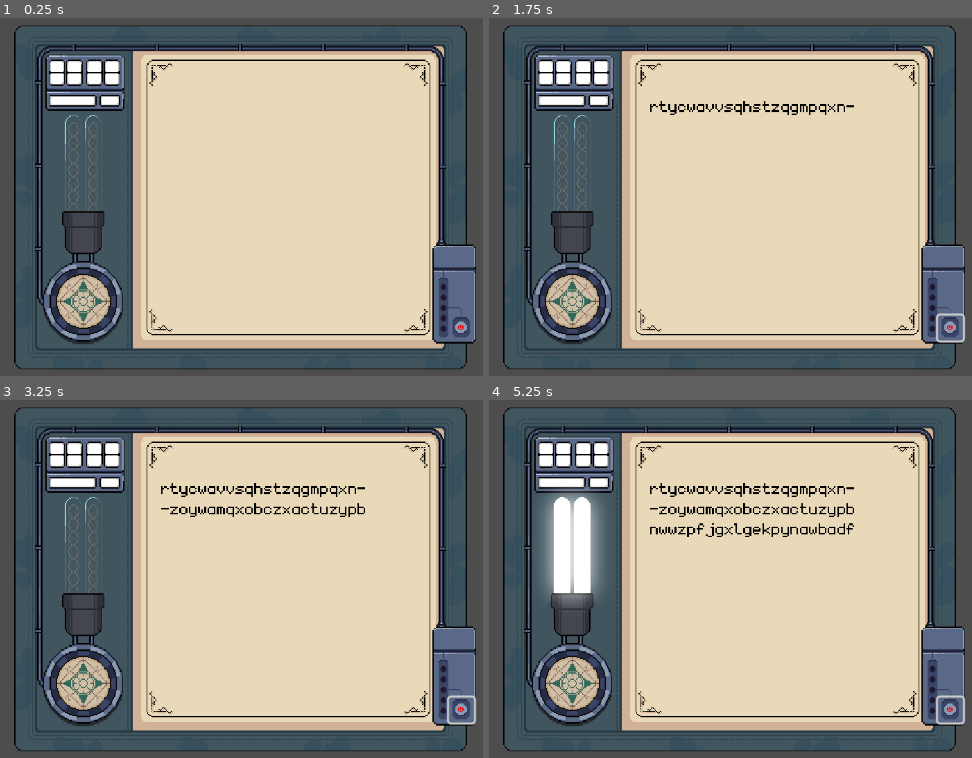
Above: before the commit, frames 1-4 (two rows, left to right).
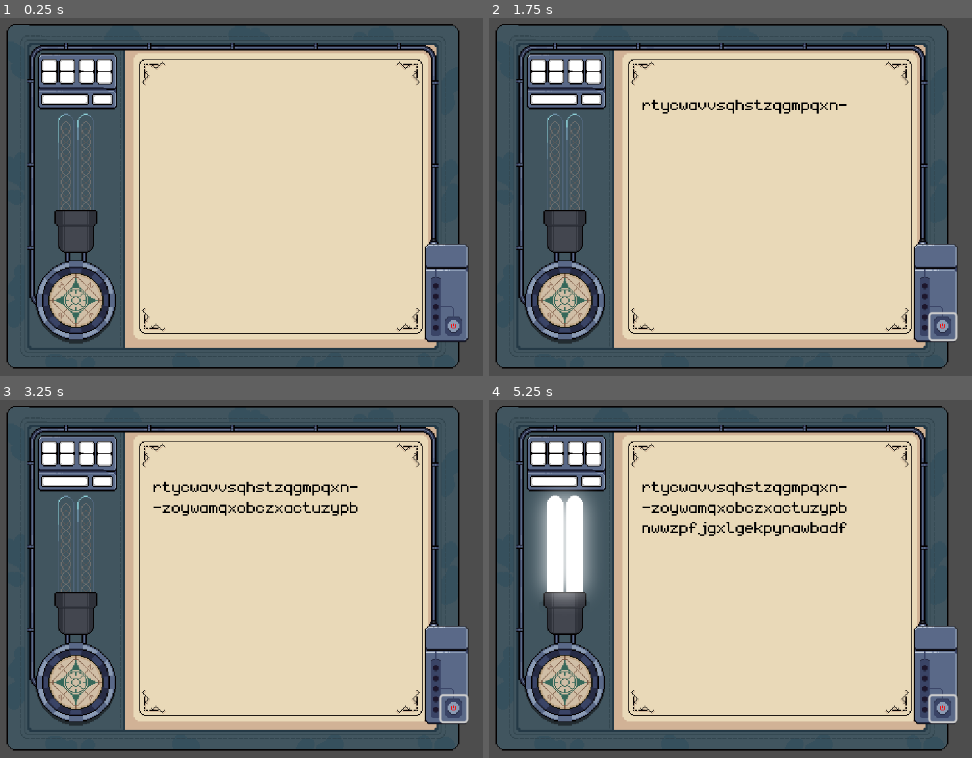
Above: after the commit, the same moments.

Repository: Limit-sest/wiretap
Game: Godot game, scene res://main.tscn
Same seed, same stepped clock (60 frames per second), same inputs: the game is played once before the commit and once after it. Before the commit the project starts from res://node_2d.tscn.
Inputs (mouse positions are in pixels of both pictures, inside the frame that each line leads up to; where the layout moved, square brackets give the same spot in the first picture):
- Up to frame 1 (0.25 s): no input
- Up to frame 2 (1.75 s): click (943, 325) [952, 329] at 0.5 s; tap Enter at 1.25 s; hold Right from 1.28 s (still down); tap Alt at 1.35 s
- Up to frame 3 (3.25 s): tap Space at 2 s; release Right at 2.03 s; hold Down 2.03-2.78 s; tap Shift at 2.1 s; tap Enter at 2.75 s; hold Right from 2.78 s (still down); tap Alt at 2.85 s
- Up to frame 4 (5.25 s): tap Space at 3.5, 5 s; release Right at 3.53 s; hold Up 3.53-4.28 s; tap Shift at 3.6, 5.1 s; tap Enter at 4.25 s; hold Left from 4.28 s (still down); tap Alt at 4.35 s

The runs differ from the first frame. In frame 1, 20% of the frame differs, in the area x 1-99%, y 1-99%; in frame 2, 21%; in frame 3, 22%; in frame 4, 24%.

Commit message:
Separate tty and main scene

Diff:
--- /dev/null
+++ b/main.tscn
@@ -0,0 +1,11 @@
+[gd_scene load_steps=2 format=3 uid="uid://ecls1n4djcxu"]
+
+[ext_resource type="PackedScene" uid="uid://chijpwqlktb06" path="res://tty.tscn" id="1_ig7tw"]
+
+[node name="Main" type="Node2D"]
+texture_filter = 1
+
+[node name="Camera2D" type="Camera2D" parent="."]
+
+[node name="Node2D" parent="." instance=ExtResource("1_ig7tw")]
+position = Vector2(-11, -2)
--- a/project.godot
+++ b/project.godot
@@ -11,7 +11,7 @@
 [application]
 
 config/name="Wiretap"
-run/main_scene="res://node_2d.tscn"
+run/main_scene="res://main.tscn"
 config/features=PackedStringArray("4.5", "GL Compatibility")
 config/icon="res://icon.svg"
 
--- a/node_2d.tscn
+++ b/tty.tscn
@@ -1,23 +1,20 @@
-[gd_scene load_steps=7 format=3 uid="uid://ecls1n4djcxu"]
+[gd_scene load_steps=7 format=3 uid="uid://chijpwqlktb06"]
 
-[ext_resource type="Texture2D" uid="uid://cgc21oajcql6g" path="res://assets/Sprites/Pixel Map/0.png" id="1_wtcfe"]
-[ext_resource type="FontFile" uid="uid://yf0sdapmf0uv" path="res://assets/monogram-extended.ttf" id="2_0e48y"]
-[ext_resource type="Script" uid="uid://5v1pgaho47gh" path="res://scripts/bulb_controller.gd" id="2_kdubu"]
-[ext_resource type="Script" uid="uid://bb41npcv61isl" path="res://scripts/tty.gd" id="3_epypp"]
-[ext_resource type="Texture2D" uid="uid://bdrymm1ipm8qu" path="res://assets/Sprites/Content/Power Hub/7.png" id="5_d21ai"]
-[ext_resource type="Texture2D" uid="uid://d3vgqqftrcdmo" path="res://assets/Sprites/Content/Bulb/1.png" id="6_rj586"]
+[ext_resource type="Texture2D" uid="uid://cgc21oajcql6g" path="res://assets/Sprites/Pixel Map/0.png" id="1_g1aup"]
+[ext_resource type="Script" uid="uid://5v1pgaho47gh" path="res://scripts/bulb_controller.gd" id="2_lqweq"]
+[ext_resource type="FontFile" uid="uid://yf0sdapmf0uv" path="res://assets/monogram-extended.ttf" id="3_sjsyk"]
+[ext_resource type="Script" uid="uid://bb41npcv61isl" path="res://scripts/tty.gd" id="4_f1to4"]
+[ext_resource type="Texture2D" uid="uid://bdrymm1ipm8qu" path="res://assets/Sprites/Content/Power Hub/7.png" id="5_iqqan"]
+[ext_resource type="Texture2D" uid="uid://d3vgqqftrcdmo" path="res://assets/Sprites/Content/Bulb/1.png" id="6_co66w"]
 
 [node name="Node2D" type="Node2D"]
-texture_filter = 1
-
-[node name="Camera2D" type="Camera2D" parent="."]
 
 [node name="Main panel" type="Sprite2D" parent="."]
 texture_filter = 1
 position = Vector2(-194, -2)
 scale = Vector2(1.5, 1.5)
-texture = ExtResource("1_wtcfe")
-script = ExtResource("2_kdubu")
+texture = ExtResource("1_g1aup")
+script = ExtResource("2_lqweq")
 
 [node name="tty" type="RichTextLabel" parent="Main panel"]
 offset_left = -77.0
Not shown: 2 places in tty.tscn that only renumber resources
